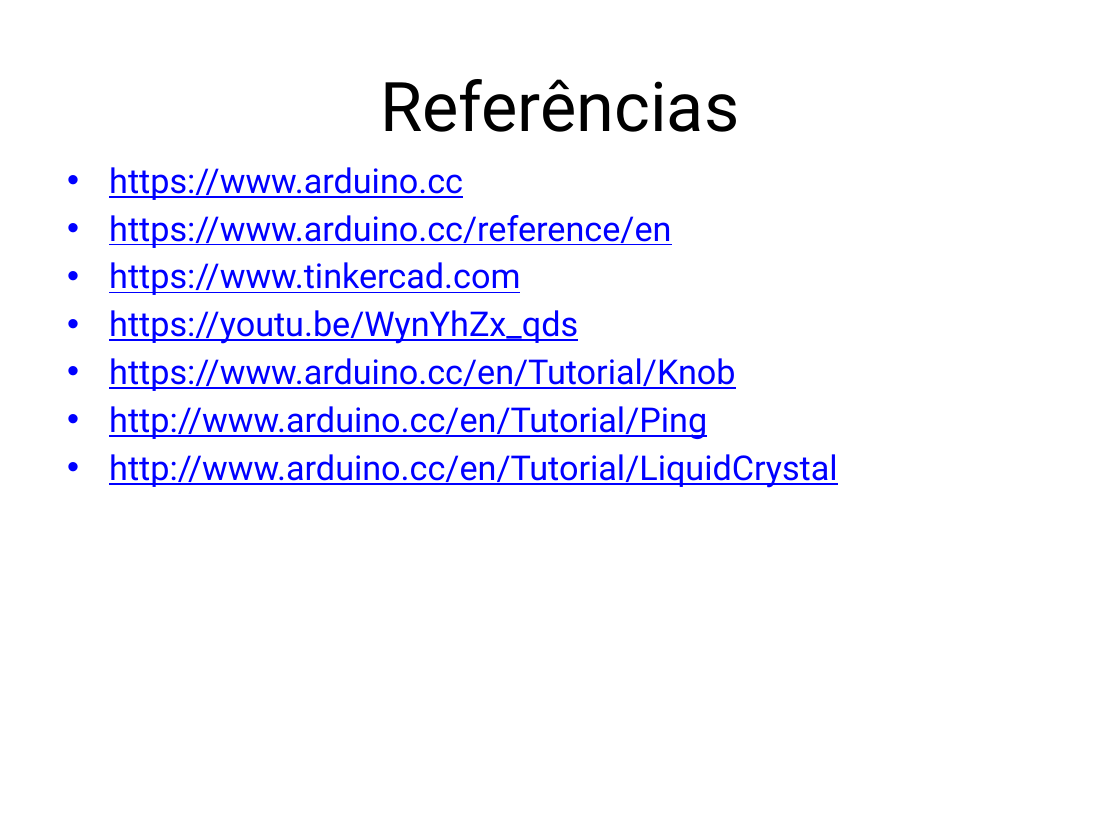
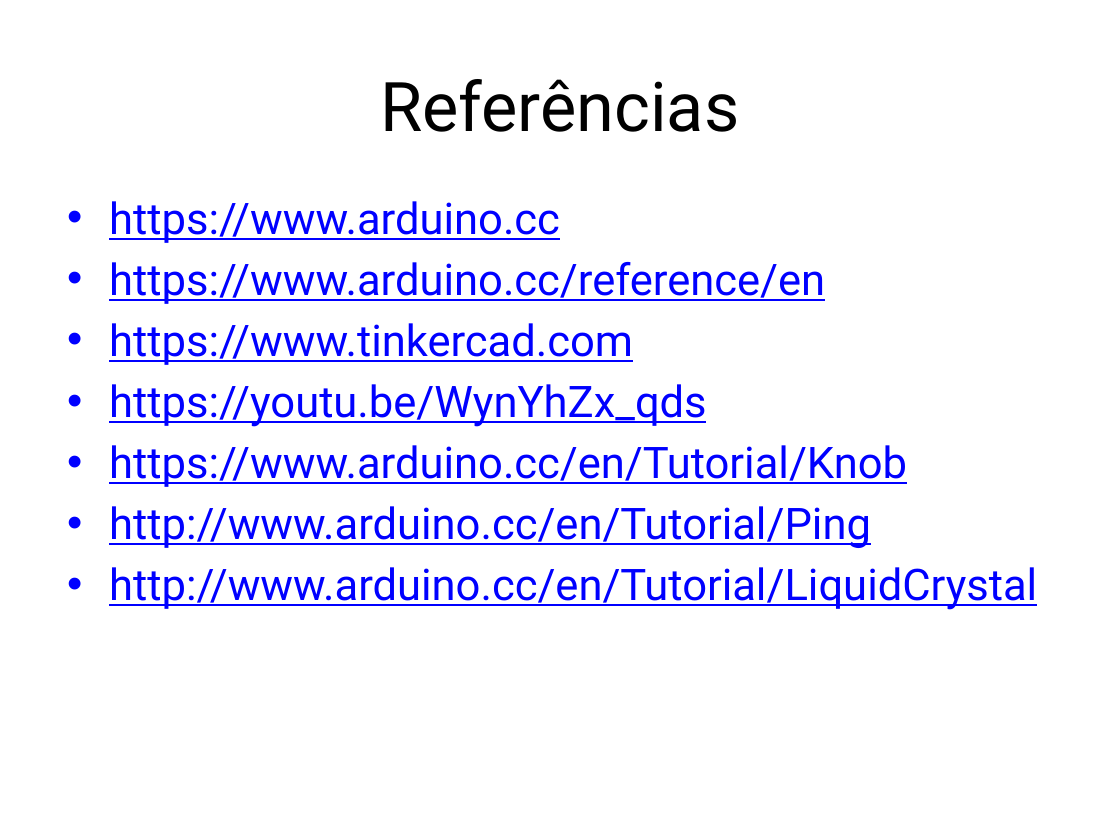
Before and after one commit to fkuhne/aday19, a slide deck: slide 29 of tinkercad/slides.pptx (slide 27 before the commit). Drawn at 1120x840 pixels with LibreOffice and Linux fonts; fonts in the diff are those of the drawing. Boxes give left, top, right and bottom in pixels: in the first picture for what was removed or moved away, otherwise in the second. Text is boxed around its words. In the diff, an @@ line names an element or a change of style, - is before the commit and + after.

```diff
--- a/tinkercad/slides.pptx
+++ b/tinkercad/slides.pptx
@@ text "https://www.arduino.cc" moved from (x1=109, y1=167, x2=837, y2=488) to (x1=109, y1=201, x2=1037, y2=610) @@
@@ text "https://www.arduino.cc" at (x1=109, y1=201, x2=1037, y2=610): size 22 to 28 pt; more space between paragraphs @@
```
Also in this commit, not shown: 3 other slides changed, 2 slides added, 2 other files.
